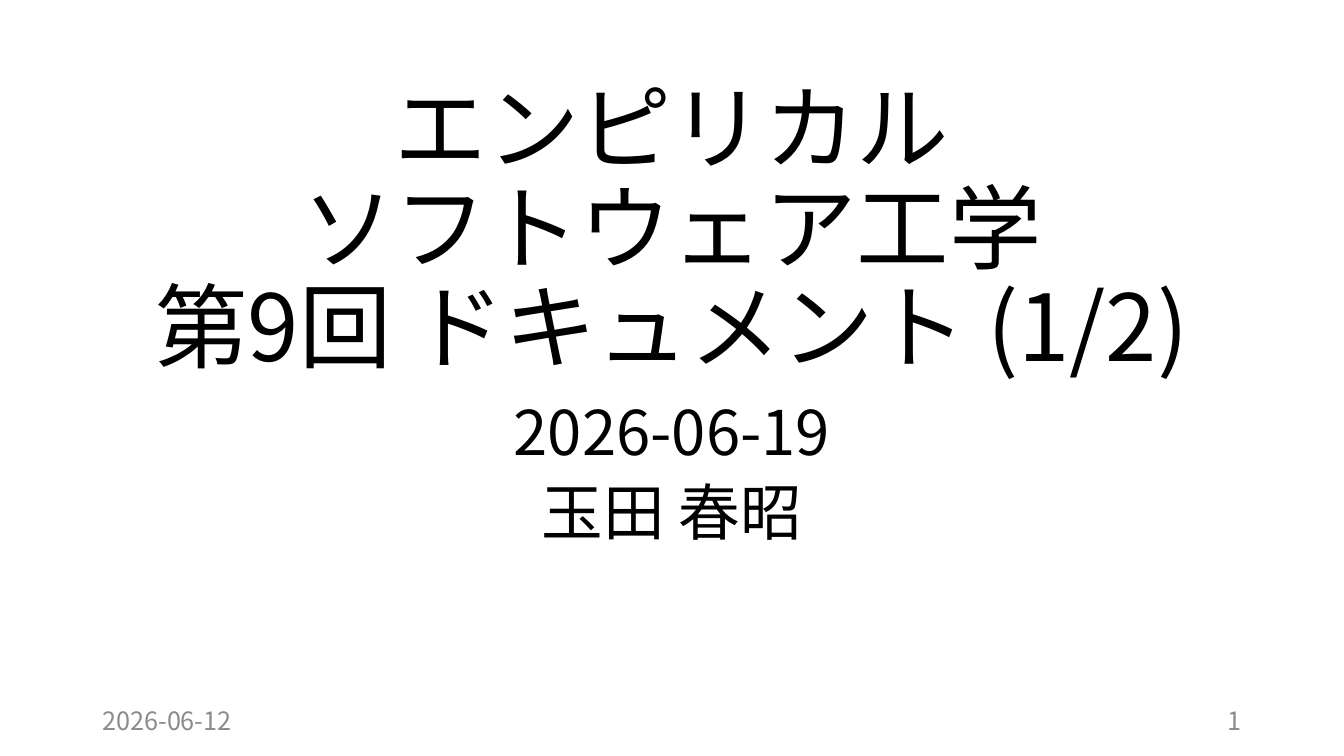
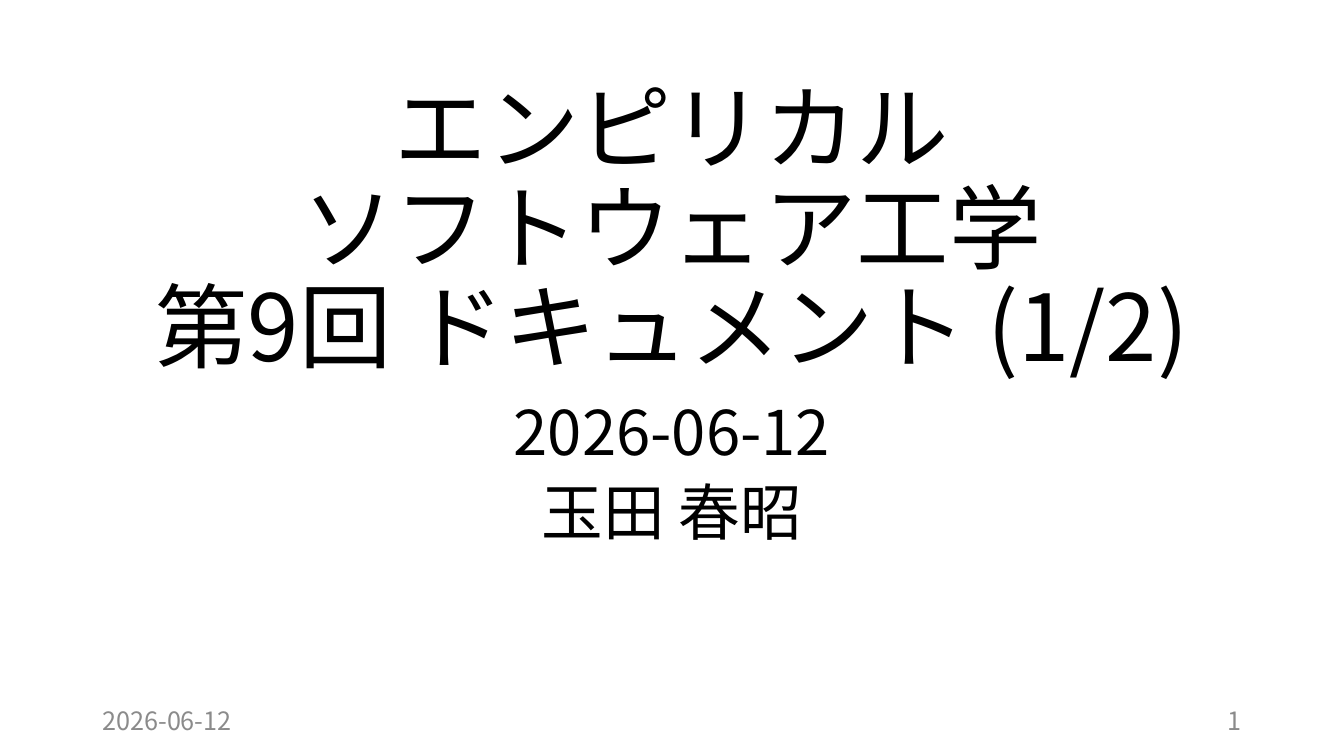
Before and after one commit to tamada/2026empirical, a slide deck: slide 1 of 20260612.pptx. Drawn at 1344x756 pixels with LibreOffice and Linux fonts; fonts in the diff are those of the drawing. Boxes give left, top, right and bottom in pixels: in the first picture for what was removed or moved away, otherwise in the second. Text is boxed around its words. In the diff, an @@ line names an element or a change of style, - is before the commit and + after.

```diff
--- a/20260612.pptx
+++ b/20260612.pptx
@@ subtitle at bbox=[514, 409, 830, 456]: text changed @@
-2026-06-19
+2026-06-12
```
Also in this commit, not shown: 16 other files.
